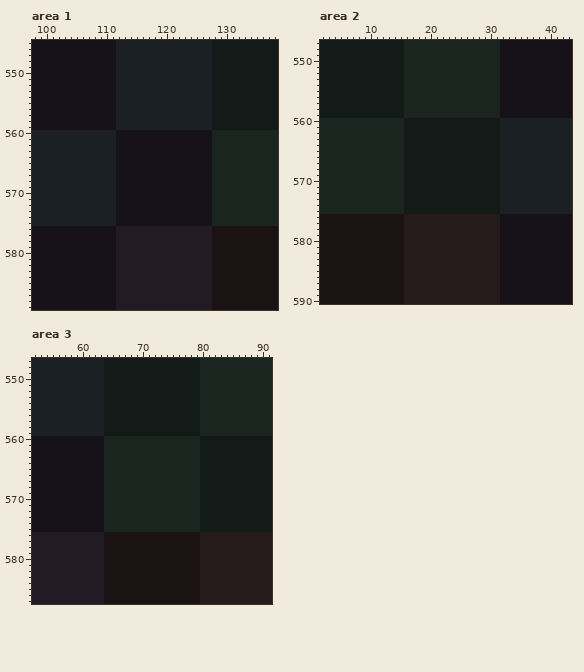
Edited in one commit: pixel-art file (assets/sprites/atlas/env.ase). Above: the version before the commit.
736x736 pixels, 1 frame. Colours within 5 levels of each other are drawn and written as one. Shown: area 1: x 98..138, y 545..589; area 2: x 2..43, y 547..590; area 3: x 52..91, y 547..587. The commit also changed other parts of the picture, which this record leaves out.
The result:
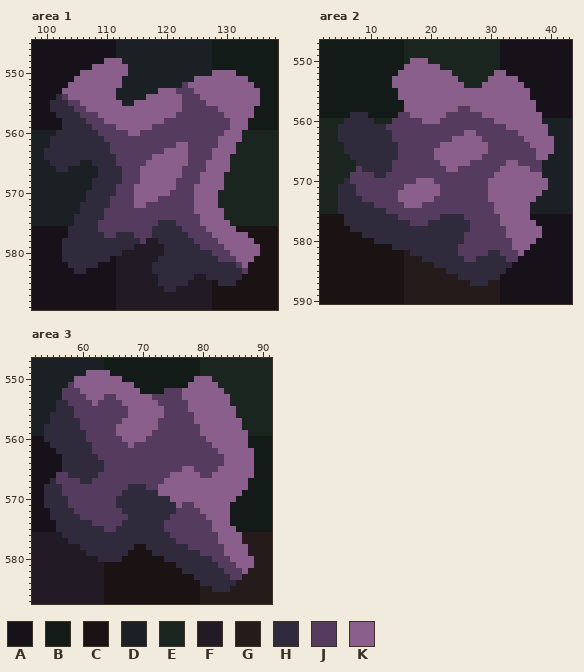
Palette (. is transparent): A #171219  B #131b18  C #1b1313  D #1b2025  E #1b251f  F #221b25  G #251b1b  H #2f2a3c  J #553c5f  K #8b5f8b
What changed:
Changed rows in their new state; - is an unchanged pixel.
Area 1, layer "boulders":
first column x 100:
548 ----------KKK-----------------------
549 --------KKKKKK----------------------
550 ------KKKKKKKK--------------KKKK----
551 -----KKKKKKKK------------KKKKKKKKK--
552 ----KKKKKKKKK----------JKKKKKKKKKKK-
553 ---KKKKKKKKK-------KKKJJJKKKKKKKKKKK
554 --HJKKKKKKKK-----KKKKKKJJJKKKKKKKKKK
555 -HHHJJKKKKKKK--KKKKKKKKJJJJKKKKKKKKK
556 -HHHHJJKKKKKKKKKKKKKKKKJJJJJJKKKKKK-
557 --HHHHJJJKKKKKKKKKKKKKJJJJJJJJKKKKK-
558 ---HHHHJJJKKKKKKKKKKJJJJJJJJJJJKKK--
559 ---HHHHHJJJJKKKKKKJJJJJJJJJJJJJKKK--
560 --HHHHHHHJJJJJKKJJJJJJJJJJJJJJKKK---
561 -HHHHHHHHHJJJJJJJJJJJJJJJJJJJKKKK---
562 -HHHHHHHHHHJJJJJJJJJJJKKJJJJJKKK----
563 HHHHHHHHHHHJJJJJJJJJKKKKJJJJKKKK----
564 HHHHHHHHHHHHJJJJJJKKKKKKJJJJKKK-----
565 -HHHHH--HHHHJJJJJKKKKKKKJJJKKKK-----
566 --HH-----HHHHJJJKKKKKKKJJJJKKKK-----
567 ---------HHHHJJJKKKKKKKJJJKKKK------
568 --------HHHHHJJJKKKKKKJJJJKKKK------
569 --------HHHHJJJKKKKKKKJJJKKKKK------
570 -------HHHHHJJJKKKKKKJJJJKKKK-------
571 -------HHHHJJJJKKKKJJJJJJKKKK-------
572 ------HHHHHJJJJKKJJJJJJJJKKKK-------
573 ------HHHHJJJJJJJJJJJJJJJKKKKK------
574 -----HHHHHJJJJJJJJJJJJJJJJKKKK------
575 -----HHHHJJJJJJJJJJHHHJJJJKKKKK-----
576 ----HHHHHJJJJJJJJJHHHHHJJJJKKKKK----
577 ----HHHHHHJJHHHJJJHHHHHHJJJJKKKKKK--
578 ---HHHHHHHHHHHHHJ--HHHHHHJJJJKKKKKK-
579 ---HHHHHHHHHHHH-----HHHHHHJJJJKKKKKK
580 ---HHHHHHHHHH-------HHHHHHHHJJJKKKKK
581 ---HHHHHHHH--------HHHHHHHHHHJJJKKK-
582 ----HHHHH---------HHHHHHHHHHHHHHJK--
583 -----HH-----------HHHHHHHHHHHHHHHJ--
584 -------------------HHHHHH--HHHHHH---
585 -------------------HHHHH-----HHH----
586 --------------------HH--------------
Area 2, layer "boulders":
first column x 5:
550 ------------KKK---------------------
551 -----------KKKKKK-------------------
552 ----------KKKKKKKKK-------KK--------
553 ---------KKKKKKKKKKK-----KKKKK------
554 ---------KKKKKKKKKKKK---KKKKKKK-----
555 ----------KKKKKKKKKKKKKKKKKKKKKK----
556 ----------KKKKKKKKKKKKKKKKKKKKKK----
557 -----------KKKKKKKKKKKKKKKKKKKKKK---
558 -----------KKKKKKKKKJJKKKKKKKKKKK---
559 --HHH-----JJKKKKKKJJJJJJKKKKKKKKKK--
560 -HHHHH---JJJJJKKKJJJJJJJJJKKKKKKKK--
561 HHHHHHHHJJJJJJJJJJJJJJJJJJJJKKKKKKK-
562 HHHHHHHHHJJJJJJJJJJJJKKJJJJJJJKKKKK-
563 HHHHHHHHHJJJJJJJJJJKKKKKJJJJJJJKKKKK
564 -HHHHHHHHHJJJJJJJKKKKKKKKJJJJJJJKKKK
565 -HHHHHHHHHJJJJJJKKKKKKKKKJJJJJJJJKKK
566 --HHHHHHHHJJJJJJKKKKKKKKJJJJJJJJJKK-
567 ---HHHHHHJJJJJJJJKKKKKJJJJJJKKJJJJ--
568 ---JHHHHHJJJJJJJJJKKJJJJJJJKKKKKJJ--
569 --JJJJHHJJJJJJJJJJJJJJJJJJKKKKKKKK--
570 -HJJJJJJJJJJJKKKJJJJJJJJJKKKKKKKKKK-
571 HHHJJJJJJJJKKKKKKJJJJJJJJKKKKKKKKKK-
572 HHHJJJJJJJKKKKKKKJJJJJJJJKKKKKKKKK--
573 HHHHJJJJJJKKKKKKJJJJJJJJJKKKKKKKK---
574 HHHHHHJJJJJKKKJJJJJJJJJJJJKKKKKK----
575 HHHHHHHHJJJJJJJJJJJJJJJJJJKKKKKK----
576 -HHHHHHHHHJJJJJJJHHHHJJJJJJKKKKK----
577 -HHHHHHHHHHHJJJHHHHHHHJJJJJKKKKKK---
578 --HHHHHHHHHHHHHHHHHHHHJJJJJJKKKKKK--
579 ----HHHHHHHHHHHHHHHHHJJJJJJJKKKKKK--
580 ------HHHHHHHHHHHHHHHJJJJJJJJKKKK---
581 ---------HHHHHHHHHHHJJJJJJJJJKKK----
582 ------------HHHHHHHHJJJJJHHJJJK-----
583 --------------HHHHHHHJJHHHHHJJ------
584 ----------------HHHHHHHHHHHHH-------
585 ------------------HHHHHHHHHH--------
586 --------------------HHHHHHH---------
587 ----------------------HHH-----------
Area 3, layer "boulders":
first column x 54:
549 -------KKKK------------------------
550 -----KKKKKKKK------------KKK-------
551 ----JKKKKKKKKKK---------KKKKK------
552 ---JJJKKKKKKKKKK----JJJKKKKKKK-----
553 ---JJJJKKKJJKKKKKKJJJJJKKKKKKKK----
554 --HHJJJJKJJJJKKKKKKJJJJJKKKKKKK----
555 --HHHJJJJJJJJJKKKKKKJJJJKKKKKKKK---
556 -HHHHJJJJJJJJJKKKKKKJJJJJKKKKKKK---
557 -HHHHHJJJJJJJKKKKKKJJJJJJKKKKKKKK--
558 HHHHHHJJJJJJKKKKKKKJJJJJJJKKKKKKK--
559 HHHHHHHJJJJJKKKKKKJJJJJJJJKKKKKKKK-
560 HHHHHHHJJJJJJKKKKJJJJJJJJJJKKKKKKK-
561 -HHHHHHHJJJJJJKJJJJJJJJJJJJJKKKKKK-
562 --HHHHHHJJJJJJJJJJJJJJJJJJJJJKKKKKK
563 ---HHHHHHJJJJJJJJJJJJJJJJJJJJJKKKKK
564 ---HHHHHHHJJJJJJJJJJJJJJJJJJJJKKKKK
565 ---HHHHHHHJJJJJJJJJJJJJKKJJJJKKKKKK
566 --JJHHHHHJJJJJJJJJJJJKKKKKJJKKKKKKK
567 -HJJJJHHJJJJJJJJJJJJKKKKKKKKKKKKKK-
568 HHHJJJJJJJJJJJHHHJJKKKKKKKKKKKKKKK-
569 HHHJJJJJJJJJJHHHHHHKKKKKKKKKKKKKK--
570 HHHHJJJJJJJJHHHHHHHHHKKKKKKKKKKK---
571 HHHHJJJJJJJJHHHHHHHHHHKJJKKKKKK----
572 -HHHHJJJJJJJJHHHHHHHHHJJJJKKKKK----
573 -HHHHHJJJJJJJJHHHHHHHJJJJJJKKKK----
574 --HHHHHHJJJJJHHHHHHHJJJJJJJJKKK----
575 --HHHHHHHHJJHHHHHHHHJJJJJJJJKKKK---
576 ---HHHHHHHHHHHHHHHHHHJJJJJJJJKKKK--
577 ----HHHHHHHHHHHHHHHHHHJJJJJJJKKKK--
578 ------HHHHHHHHH--HHHHHHHJJJJJJKKKK-
579 -------HHHHHHH----HHHHHHHHJJJJKKKK-
580 ---------HHHH-------HHHHHHHHJJJKKKK
581 ----------------------HHHHHHHJJJKKK
582 -----------------------HHHHHHHJJJK-
583 -------------------------HHHHHHJJ--
584 --------------------------HHHHHH---
585 ----------------------------HHH----
Pixel boxes of the changes (left, top, right, bottom) in both pictures:
changed: (44, 58, 260, 292)
changed: (338, 58, 554, 286)
changed: (44, 370, 254, 592)
